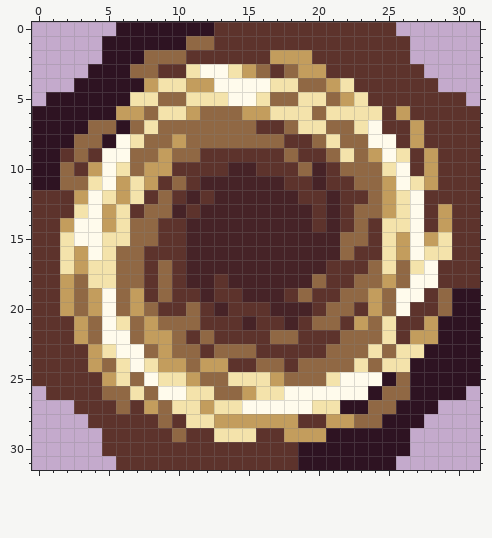
One commit to this pixel-art sprite: Assets/_Project/Sprites & Materials/UI/EnergyIcon.png. Above is the file before it was changed.
The file is 320x320 pixels, drawn in blocks of 10x10; one block is one cell here.
The result:
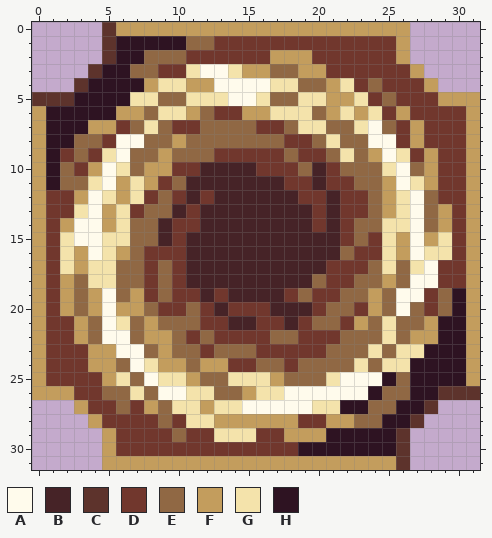
Palette (. is transparent): A #fffbec  B #462327  C #5d332c  D #71372d  E #906844  F #c39d5d  G #f4e3ab  H #2e1322
The author wrote: Обновление спрайта индикатора энергии
Changes in this commit:
@@ x 0..31 @@
- 0 ......HHHHHHHCCCCCCCCCCCCC......
- 1 .....HHHHHHEECCCCCCCCCCCCCC.....
- 2 .....HHHEEECCCCCCFFFCCCCCCC.....
- 3 ....HHHEECCGAAGFECEFFCCCCCCC....
- 4 ...HHHHHFGGFFAAAAGGEEFGCCCCCC...
- 5 .HHHHHHGGEEGGGAAGEEGGEFGCCCCCCC.
- 6 HHHHHHFFEGGFEEEFFGGGEGGGGCFCCCCC
- 7 HHHHEEHEGEEEEEEECCEGGEEGACCFCCCC
- 8 HHHEEHAGEEFEEEEEEECCEGEEAACFCCCC
- 9 HHCECAAEEFEECCCCCCECCEGEFAGCFCCC
-10 HHECFAGEFFCCCCBBCCCEBCEEEGACFCCC
-11 HHEEGAFGFCECBBBBBBCCBCCEEFAGFCCC
-12 CCCFAGFGCECBCBBBBBBCCBCCEFGACCCC
-13 CCCGAFGCEEBCBBBBBBBBCBCEEFGACFCC
-14 CCFAAFGEECCBBBBBBBBBCBCECGGACFCC
-15 CCGAAGGEECCBBBBBBBBBBBEECGFAFGCC
-16 CCGFAGEECCCBBBBBBBBBBBECCGFAGGCC
-17 CCGFGGEECECBBBBBBBBBBCCCEGEGACCC
-18 CCFEGGEECECBBCBBBBBBECCEEFEAACCC
-19 CCFEFAEFCECCBCCBBBCECCEEFEAACEHH
-20 CCFEFAEFECCECBCCCBBBCEECFEACCEHH
-21 CCCFEAGEFEEECCCBCCBCEECFEGCCFHHH
-22 CCCFEAAEFFECECCCCEECCCEEEGCFFHHH
-23 CCCCFGAAEFEECEEECCCCCEEEGEGGHHHH
-24 CCCCFEGAGFFEFFCCEECEEEEGEGGHHHHH
-25 CCCCCFGEAGGFEEGGGFEEEGAAAHEHHHHH
-26 .CCCCEEGEAAGGEEFGGAAAAAAHEEHHHH.
-27 ...CCCECFEGGFGGAAAAAGGHHEEHHH...
-28 ....CCCCCECGGFFFFFFCCFFEEHHH....
-29 .....CCCCCECCGGGCCFFFHHHHHH.....
-30 .....CCCCCCCCCCCCCCHHHHHHHH.....
-31 ......CCCCCCCCCCCCCHHHHHHH......
+ 0 .....CFFFFFFFFFFFFFFFFFFFFF.....
+ 1 .....CHHHHHEEDDDDDDDDDDDDDF.....
+ 2 .....CHHEEEDDDDDDFFFDDDDDDF.....
+ 3 ....CHHEEDDGAAGFFEEFFDDDDDDF....
+ 4 ...CHHHHFGGFFAAAAGGEEFGDEDDDF...
+ 5 CCCHHHHGGEEGGGAAGEEGGFFGDEDDDFFF
+ 6 FHHHHHFFEGGFEDDFFGGGEFGFGDFDDDDF
+ 7 FHHHFFDEGEDDEEEEDDEGGEEGAEDFDDDF
+ 8 FHHEEDAAEEFEEEEEEEDDEGEEAADFDDDF
+ 9 FHDEDGAEEFEEEDDDDDEDDEGEFAGDFDDF
+10 FHEDFAGEFFDDBBBBDDDEBDEEEGAEFDDF
+11 FHEEGAFGFDEBBBBBBBDDBDDEEFAGFDDF
+12 FDDFAGFGDEDBDBBBBBBDDBDDEFGAEDDF
+13 FDDGAFGDEEBDBBBBBBBBDBDDEFGAEFDF
+14 FDFAAFGEEBDDBBBBBBBBDBDEEGGAEFDF
+15 FDGAAGGEEBDBBBBBBBBBBBDEDGFAFGDF
+16 FDGFAGFEDDDBBBBBBBBBBBEDDGFAGGDF
+17 FDGFGGEEDEDBBBBBBBBBBDDDEGEGADDF
+18 FDFEGGEEDEDBBBBBBBBBEDDEEFEAADDF
+19 FDFEFAEFDEDDBDBBBBDEDDEEFEAADEHF
+20 FDFEFAFFEDDEDBDDDBBBDEEDFEAEDEHF
+21 FDDFEAGEFEEEDDBBDDBDEEDFEGEEFHHF
+22 FDDFEAAEFFEDEDDDDEEDDDEEEGEFFHHF
+23 FDDDFFAAEFEEDEEEDDDDDEEEGEGGHHHF
+24 FDDDFFEAGFFEFFDDEEDEEEEGEGGHHHHF
+25 FDDDDFGEAGGFEEGGGFEEEGAAAHEHHHHF
+26 FFFDDEEGEAAGGEEFGGAAAAAAHEEHHCCC
+27 ...FDDEDFEGGFGGAAAAAGGHHEEHHC...
+28 ....FDDDDEDGGFFFFFFDDFFEEHHC....
+29 .....FDDDDEDDGGGDDFFFHHHHHC.....
+30 .....FDDDDDDDDDDDDDHHHHHHHC.....
+31 .....FFFFFFFFFFFFFFFFFFFFFC.....
Where, in picture pixels (left, top, right, bottom), the same in both pictures:
changed: (32, 22, 480, 470)
